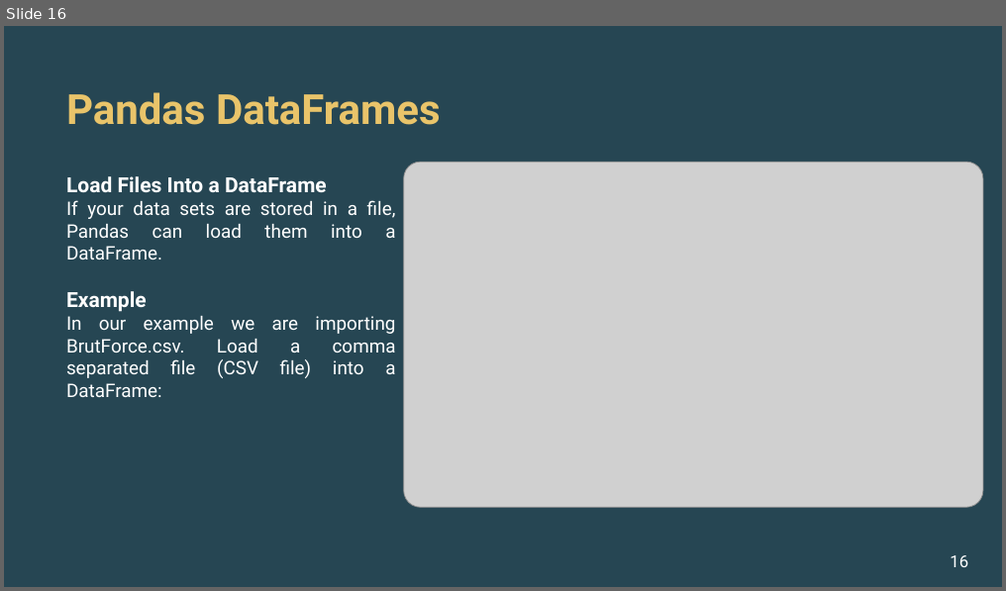
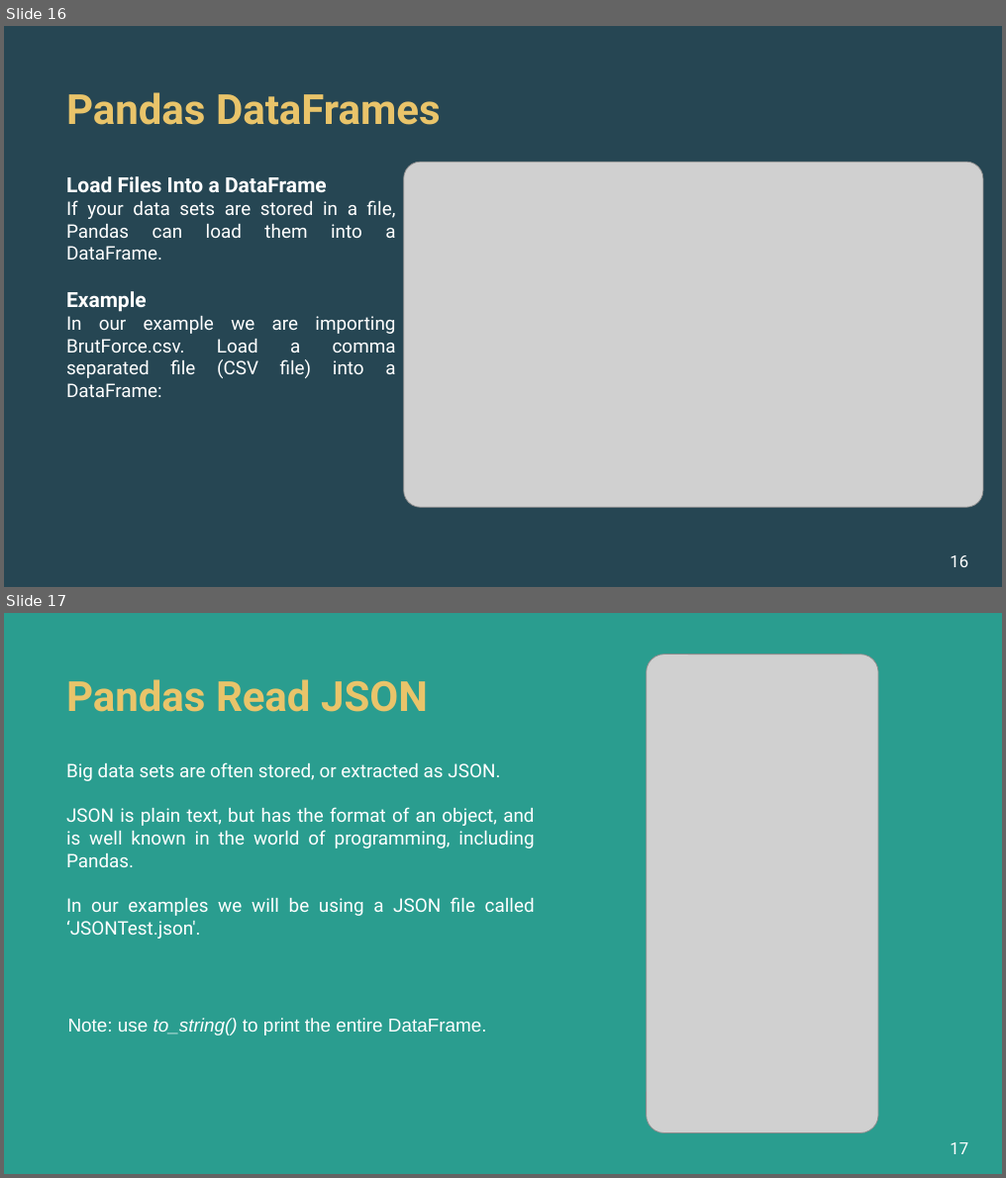
Before and after one commit to alishhde/PandasTutorial, a slide deck: Pandas Tutorials.pptx. Shown one above the other, each under a label of ours: slide 16 before the commit, slides 16 and 17 after it. The pictures are 1006x591 and 1006x1178 pixels, drawn with LibreOffice and Linux fonts; fonts in the diff are those of the drawing; grey boxes stand for pictures; background and template pictures are left out. Boxes give left, top, right and bottom in pixels: in the first picture for what was removed or moved away, otherwise in the second. Text is boxed around its words. In the diff, an @@ line names an element or a change of style, - is before the commit and + after.

```diff
--- a/Pandas Tutorials.pptx
+++ b/Pandas Tutorials.pptx
@@ slide 17 added at (4,613,1002,1174), background #2A9D8F @@
@@ picture added at (647,655,878,1134) @@
@@ title added at (66,679,428,712), 40 pt, text #E9C46A, bold @@
+Pandas Read JSON
@@ text added at (66,762,535,939), 18 pt, text #FFFFFF @@
+Big data sets are often stored, or extracted as JSON.
+JSON is plain text, but has the format of an object, and is well known in the world of programming, including Pandas.
+In our examples we will be using a JSON file called ‘JSONTest.json'.
@@ text added at (68,1018,487,1036), 18 pt, text #FFFFFF @@
+Note: use to_string() to print the entire DataFrame.
@@ page number added at (949,1143,968,1155), 16 pt, text #FFFFFF @@
+17
```
Also in this commit, not shown: 3 slides changed, 3 other slides added, 33 slides removed, 4 other files.
